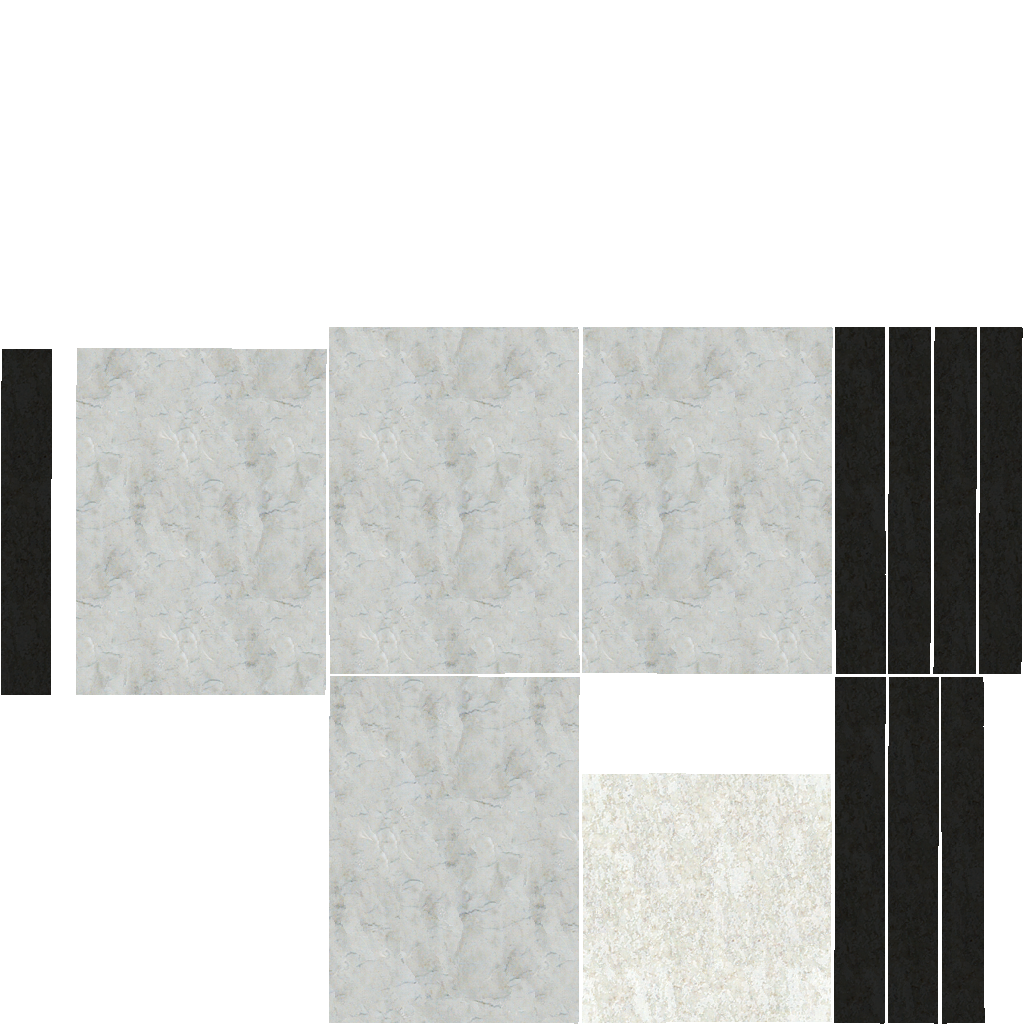
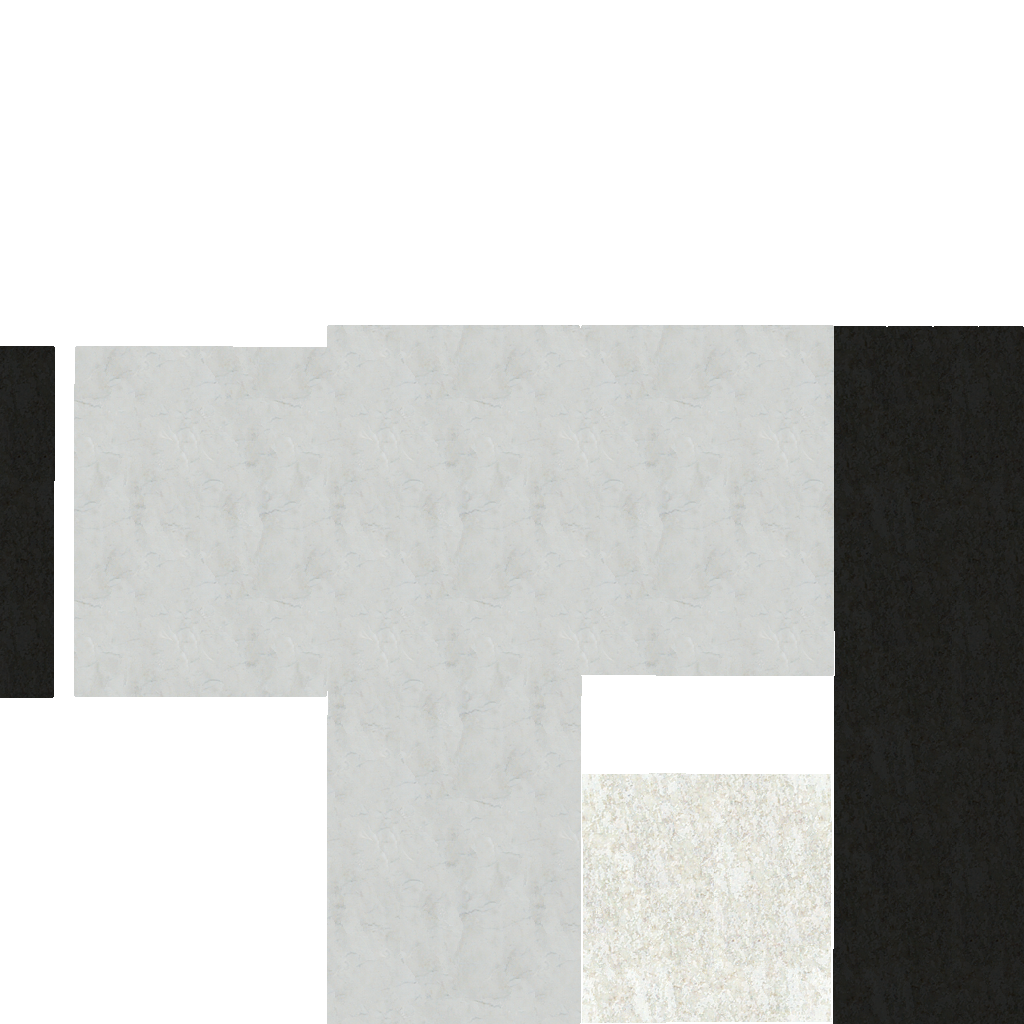
Comparing the layer stacks of the two 1024px x 1024px images. Changes:
painted on "Corners" over (x1=0, y1=326, x2=1024, y2=1024)
painted on "Sides" over (x1=74, y1=325, x2=835, y2=1024)
